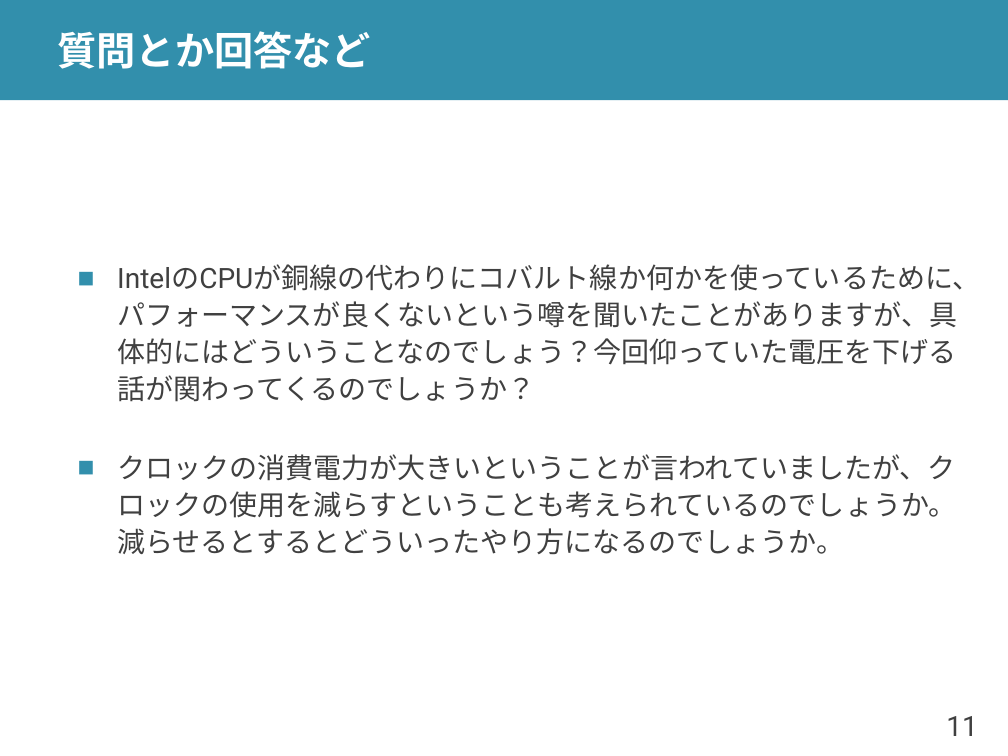
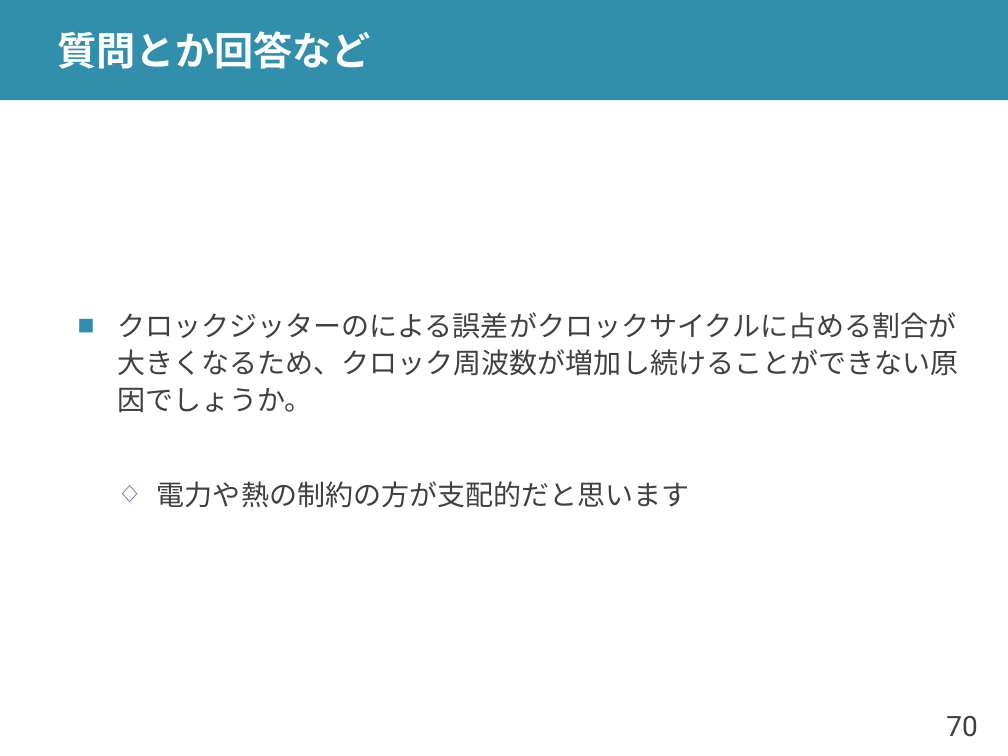
Before and after one commit to shioyadan/advanced-computer-organization, a slide deck: slide 70 of aco-shioya-04.pptx (slide 11 before the commit). Drawn at 1008x756 pixels with LibreOffice and Linux fonts; fonts in the diff are those of the drawing. Boxes give left, top, right and bottom in pixels: in the first picture for what was removed or moved away, otherwise in the second. Text is boxed around its words. In the diff, an @@ line names an element or a change of style, - is before the commit and + after.

```diff
--- a/aco-shioya-04.pptx
+++ b/aco-shioya-04.pptx
@@ text at [117, 312, 959, 508]: text changed @@
-■ IntelのCPUが銅線の代わりにコバルト線か何かを使っているために、パフォーマンスが良くないという噂を聞いたことがありますが、具体的にはどういうことなのでしょう？今回仰っていた電圧を下げる話が関わってくるのでしょうか？
-■ クロックの消費電力が大きいということが言われていましたが、クロックの使用を減らすということも考えられているのでしょうか。減らせるとするとどういったやり方になるのでしょうか。
+■ クロックジッターのによる誤差がクロックサイクルに占める割合が大きくなるため、クロック周波数が増加し続けることができない原因でしょうか。
+  ◇ 電力や熱の制約の方が支配的だと思います
@@ page number at [946, 716, 977, 737]: text changed @@
-11
+70
```
Also in this commit, not shown: 13 other slides changed, 15 slides added, 11 slides removed, 2 other files.
